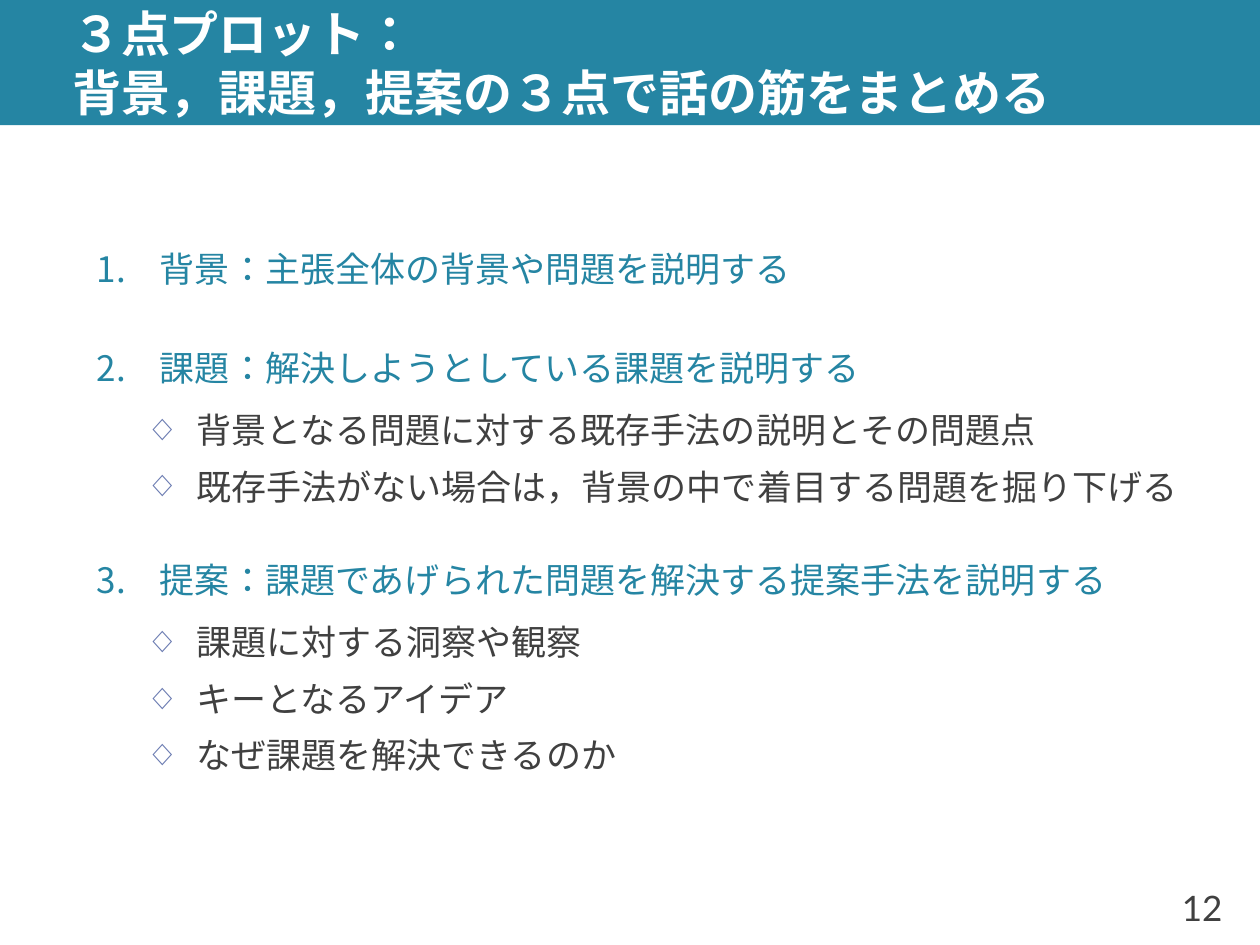
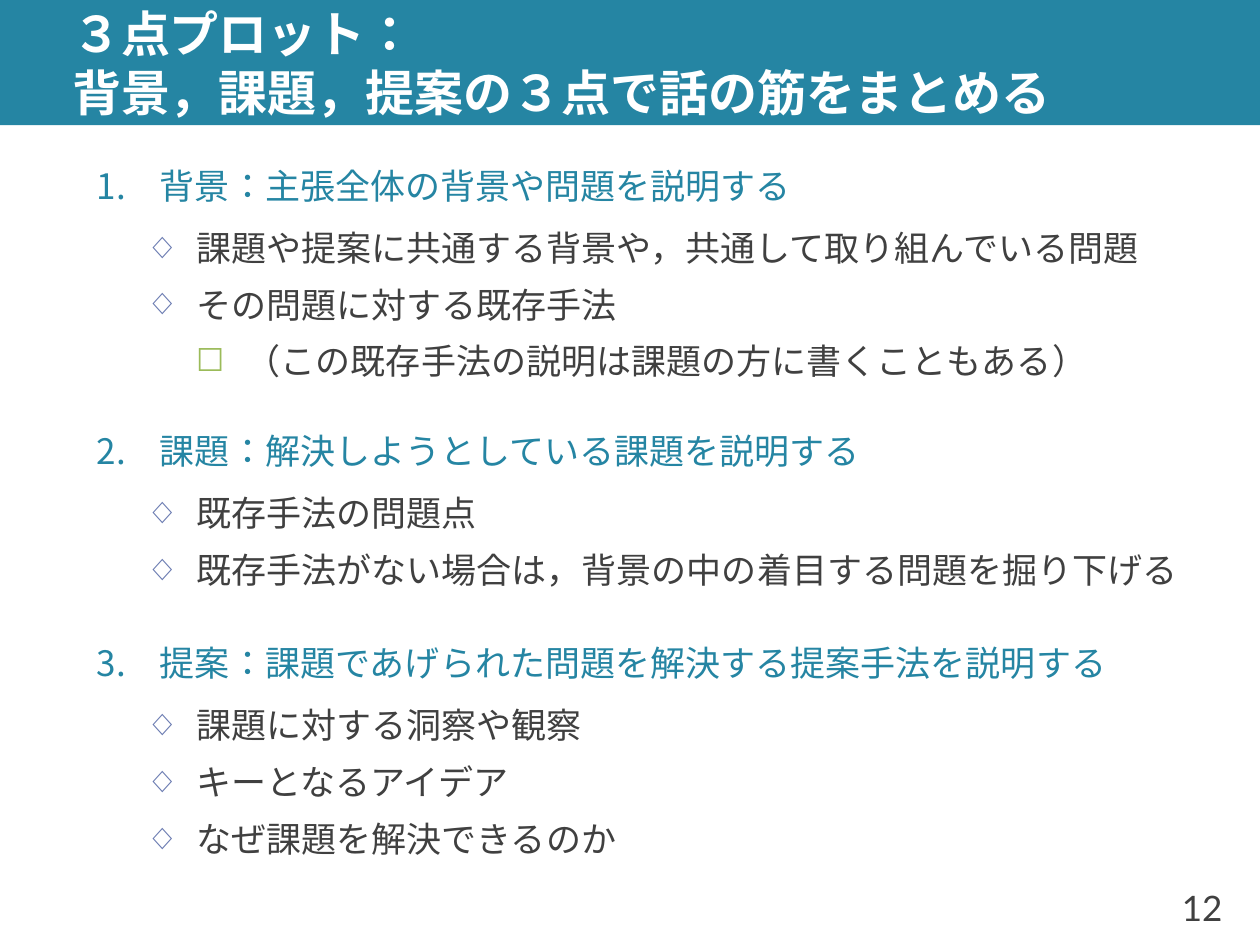
Before and after one commit to shioya-lab/how-to, a slide deck: slide 12 of plot.pptx. Drawn at 1260x945 pixels with LibreOffice and Linux fonts; fonts in the diff are those of the drawing. Boxes give left, top, right and bottom in pixels: in the first picture for what was removed or moved away, otherwise in the second. Text is boxed around its words. In the diff, an @@ line names an element or a change of style, - is before the commit and + after.

Commit message:
プロットの作り方を更新
チェックリストの明確化，課題から掘り下げる方法の追加，インデントの親子関係について追加

```diff
--- a/plot.pptx
+++ b/plot.pptx
@@ text at (196,231,1138,377): paragraphs added @@
+  ◇ 課題や提案に共通する背景や，共通して取り組んでいる問題
+  ◇ その問題に対する既存手法
+    ☐ （この既存手法の説明は課題の方に書くこともある）
@@ text at (196,496,1178,587): text changed @@
-  ◇ 背景となる問題に対する既存手法の説明とその問題点
-  ◇ 既存手法がない場合は，背景の中で着目する問題を掘り下げる
+  ◇ 既存手法の問題点
+  ◇ 既存手法がない場合は，背景の中の着目する問題を掘り下げる
```
Also in this commit, not shown: 8 other slides changed, 5 slides added, 1 other file.
